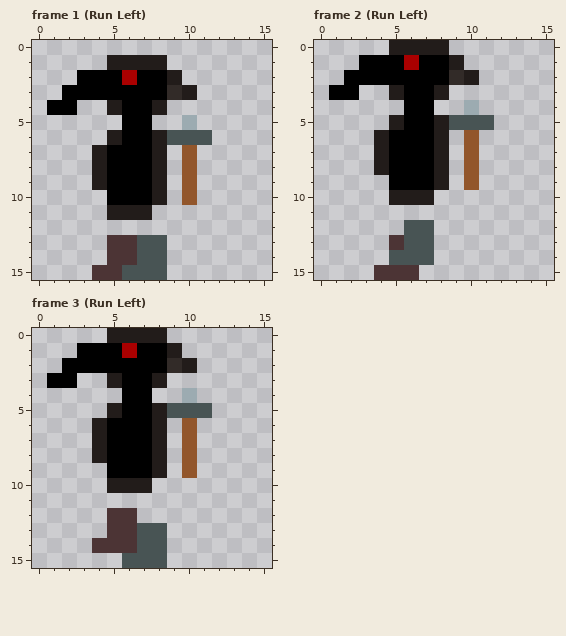
Pixel-art file -- Assets/Run Left Finished.aseprite. That is the earlier state.
16x16 pixels, 6 frames. Shown: frame 1 (Run Left), frame 2 (Run Left), frame 3 (Run Left). The commit also changed other frames, which this record leaves out.
The result:
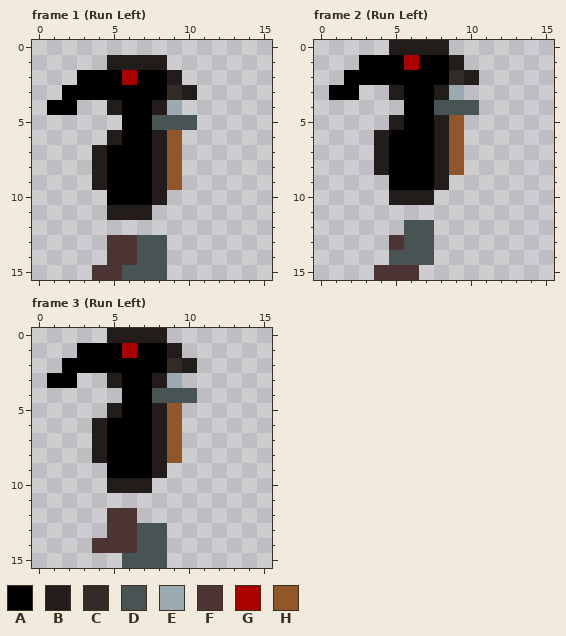
Palette (. is transparent): A #000000  B #221c1a  C #322b28  D #485454  E #9cabb1  F #4c3435  G #aa0000  H #92562b
The edit:
--- frame 1 (Run Left)
@@ x 6..13 @@
  3 AAACB...
- 4 AAB.....
- 5 AA..E...
- 6 AABDDD..
- 7 AAB.H...
- 8 AAB.H...
- 9 AAB.H...
-10 AAB.H...
+ 4 AABE....
+ 5 AADDD...
+ 6 AABH....
+ 7 AABH....
+ 8 AABH....
+ 9 AABH....
+10 AAB.....
 11 BB......
--- frame 2 (Run Left)
@@ x 6..13 @@
  2 AAACB...
- 3 AAB.....
- 4 AA..E...
- 5 AABDDD..
- 6 AAB.H...
- 7 AAB.H...
- 8 AAB.H...
- 9 AAB.H...
+ 3 AABE....
+ 4 AADDD...
+ 5 AABH....
+ 6 AABH....
+ 7 AABH....
+ 8 AABH....
+ 9 AAB.....
 10 BB......
--- frame 3 (Run Left): the same change as frame 2 (Run Left)
